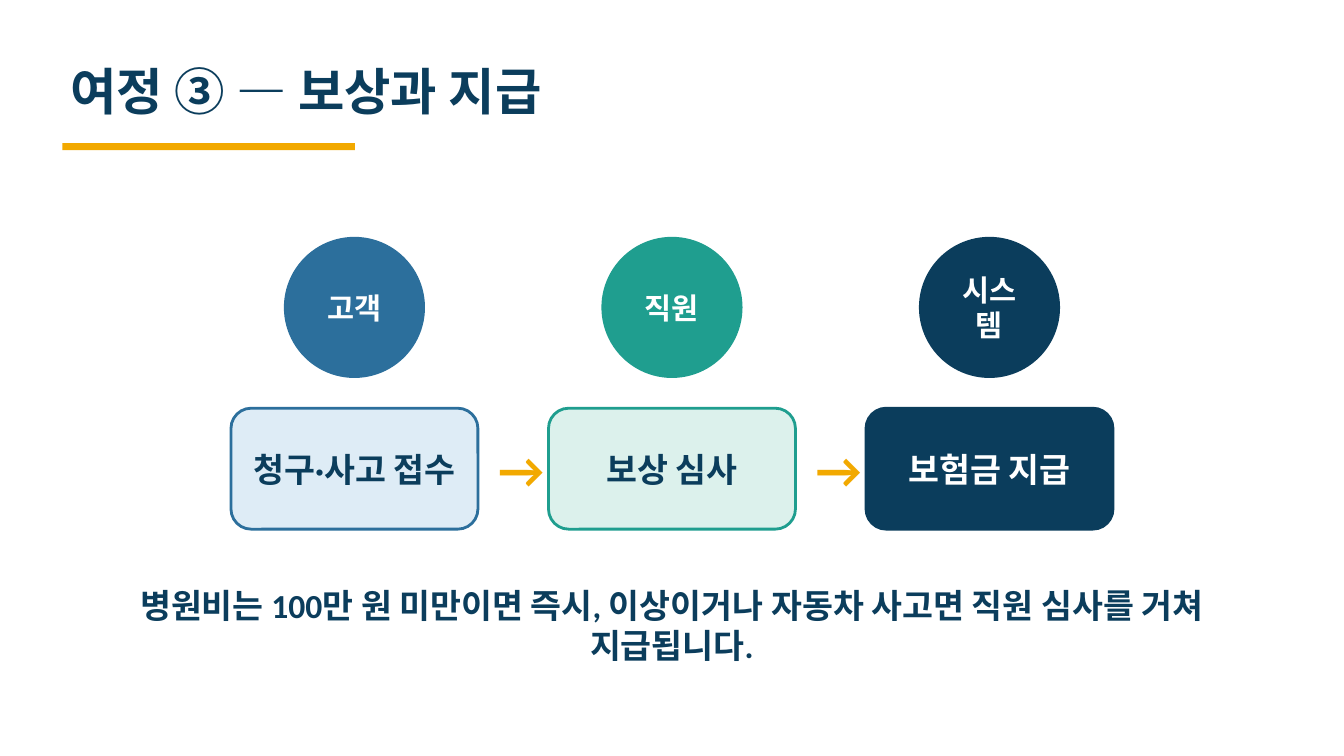
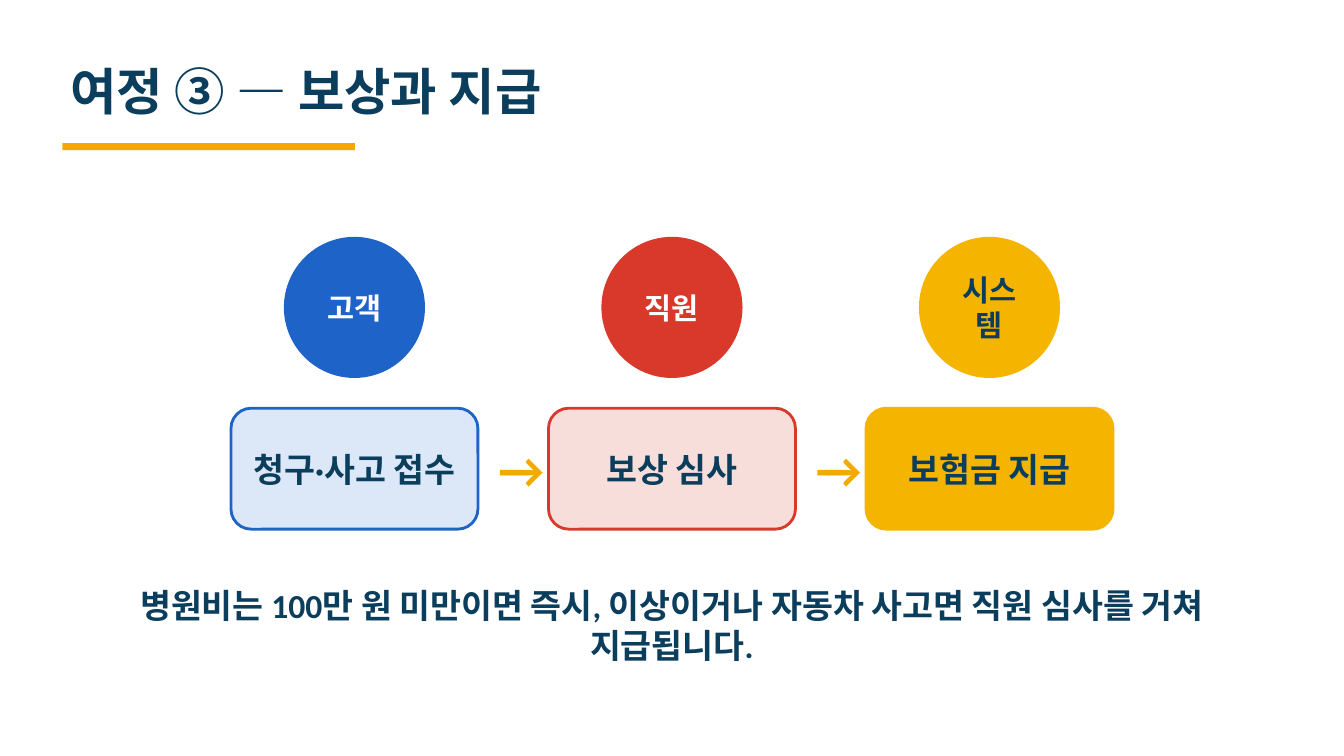
Before and after one commit to heyoonyoon/distributed-programming, a slide deck: slide 8 of docs/presentation/보험발표-편집가능.pptx. Drawn at 1344x756 pixels with LibreOffice and Linux fonts; fonts in the diff are those of the drawing. Boxes give left, top, right and bottom in pixels: in the first picture for what was removed or moved away, otherwise in the second. Text is boxed around its words. In the diff, an @@ line names an element or a change of style, - is before the commit and + after.

```diff
--- a/docs/presentation/보험발표-편집가능.pptx
+++ b/docs/presentation/보험발표-편집가능.pptx
@@ ellipse "고객" at <box>284,237,425,378</box>: fill #2C6F9C to #1E64C8 @@
@@ ellipse "직원" at <box>602,237,743,378</box>: fill #1F9E8F to #D8392B @@
@@ ellipse "시스템" at <box>920,237,1061,378</box>: text colour #FFFFFF to #0B3D5C; fill #0B3D5C to #F4B400 @@
@@ rounded rectangle "청구·사고 접수" at <box>231,408,478,529</box>: fill #DEECF6 to #DCE7F8; outline #2C6F9C 2 pt to #1E64C8 2 pt @@
@@ rounded rectangle "보상 심사" at <box>548,408,796,529</box>: fill #DCF1EC to #F8DEDB; outline #1F9E8F 2 pt to #D8392B 2 pt @@
@@ rounded rectangle "보험금 지급" at <box>866,408,1113,529</box>: text colour #FFFFFF to #0B3D5C; fill #0B3D5C to #F4B400; outline #0B3D5C 2 pt to #F4B400 2 pt @@
```
Also in this commit, not shown: 6 other slides changed, 1 other file.
